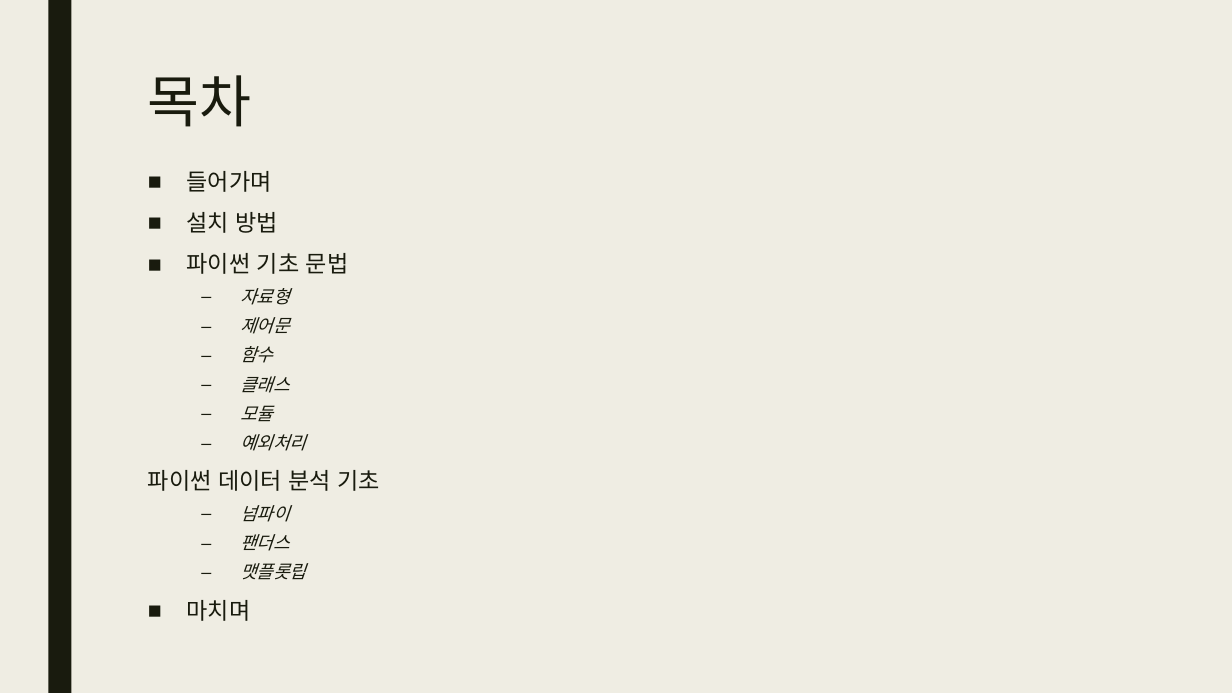
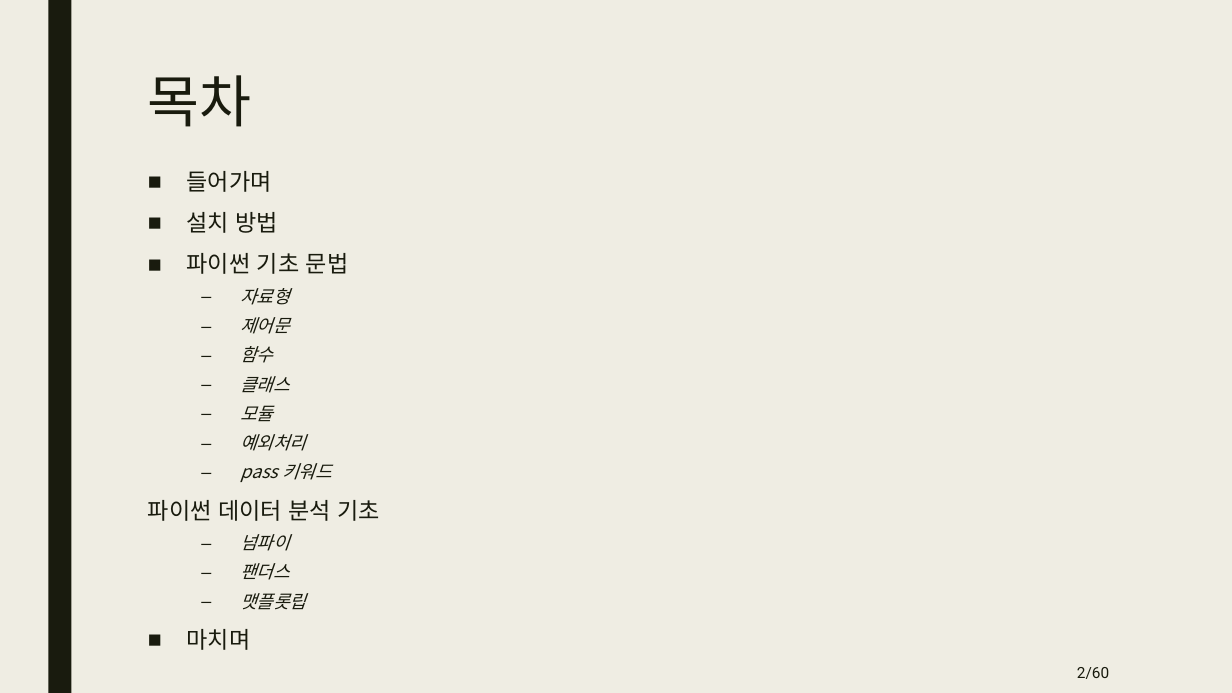
Before and after one commit to DongJoonLeeDJ/AI_305_7_20220627, a slide deck: slide 2 of djpython/파이썬 기초.pptx. Drawn at 1232x693 pixels with LibreOffice and Linux fonts; fonts in the diff are those of the drawing. Boxes give left, top, right and bottom in pixels: in the first picture for what was removed or moved away, otherwise in the second. Text is boxed around its words. In the diff, an @@ line names an element or a change of style, - is before the commit and + after.

Commit message:
문자열 곱셈과 pass 키워드에 대해서 추가

```diff
--- a/djpython/파이썬 기초.pptx
+++ b/djpython/파이썬 기초.pptx
@@ text at [240,463,332,482]: paragraph added @@
+  – pass 키워드
@@ page number added at [1077,667,1109,679], 12 pt, text #191B0E @@
+2/60
```
Also in this commit, not shown: 55 other slides changed, 3 slides added, 2 other files.
